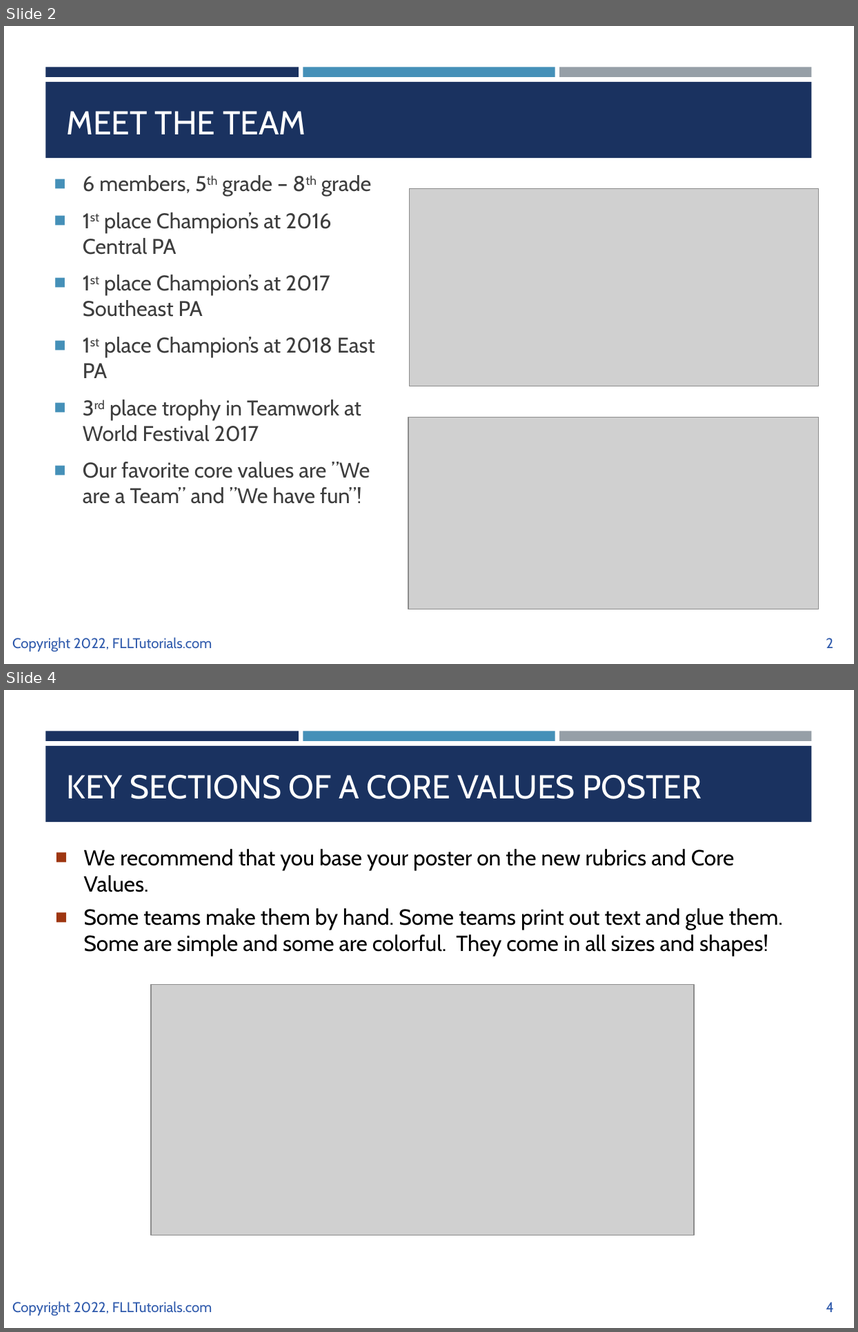
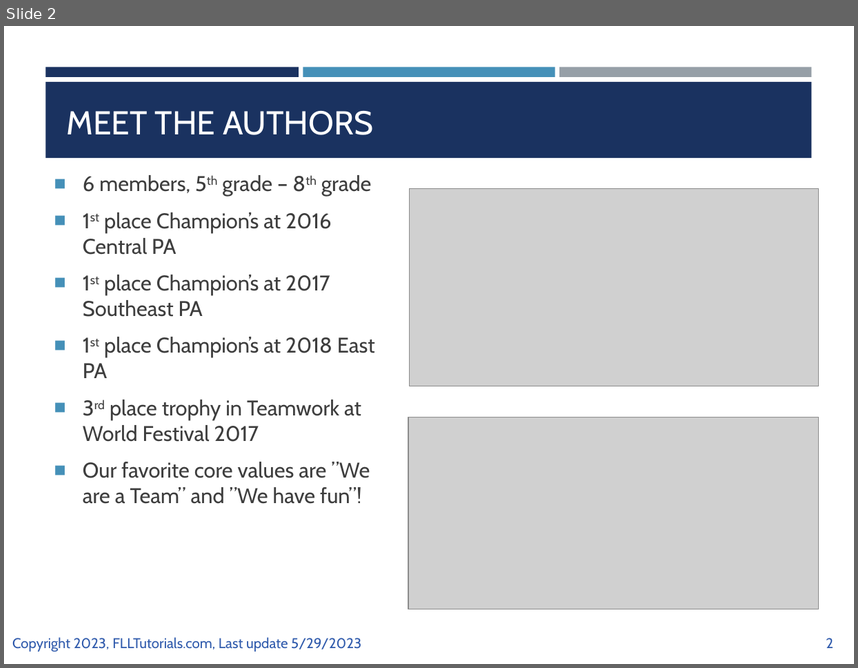
Before and after one commit to ev3lessons/FLL-Tutorials, a slide deck: translations/en-us/CoreValues/CVPoster.pptx. Shown one above the other, each under a label of ours: slides 2 and 4 before the commit, slide 2 after it; the slides between them are not shown. The pictures are 858x1332 and 858x668 pixels, drawn with LibreOffice and Linux fonts; fonts in the diff are those of the drawing; grey boxes stand for pictures. Boxes give left, top, right and bottom in pixels: in the first picture for what was removed or moved away, otherwise in the second. Text is boxed around its words. In the diff, an @@ line names an element or a change of style, - is before the commit and + after.

```diff
--- a/translations/en-us/CoreValues/CVPoster.pptx
+++ b/translations/en-us/CoreValues/CVPoster.pptx
@@ slide 4 removed at [4, 690, 854, 1328], background #FFFFFF; not listed: 4 template elements that a slide beside it also shows @@
@@ title removed at [67, 774, 702, 799] @@
-KEY SECTIONS OF A CORE VALUES POSTER
@@ text removed at [84, 849, 783, 956] @@
-■ We recommend that you base your poster on the new rubrics and Core Values.
-■ Some teams make them by hand. Some teams print out text and glue them. Some are simple and some are colorful. They come in all sizes and shapes!
@@ picture removed at [151, 984, 694, 1234] @@
@@ text removed at [12, 1301, 212, 1315] @@
-Copyright 2022, FLLTutorials.com
@@ page number removed at [826, 1301, 833, 1312] @@
-4
@@ slide 2 changed as well @@
@@ title at [67, 111, 373, 135]: text changed @@
-MEET THE TEAM
+MEET THE AUTHORS
@@ text at [12, 637, 361, 651]: text changed @@
-Copyright 2022, FLLTutorials.com
+Copyright 2023, FLLTutorials.com, Last update 5/29/2023
```
Also in this commit, not shown: 8 other slides changed, 33 other files.
